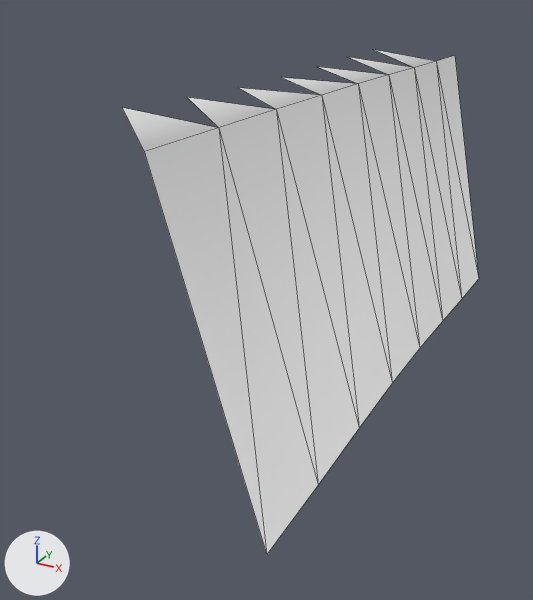
The OBJ model models/areas/fort/sand_-3_-2.obj: old version first, new version second.
Rendered twice from a 50 mm lens placed at (-37.7, 10.5, 21.0), pointed at (-48.7, 30.6, 10.9). Lighting does not change. The marker at lower left points along +X, +Y and +Z. The picture after the commit comes second. Mesh edges are drawn as thin lines. Where no turn or scale is listed for an object, it has been applied to the vertices. Vertices at exactly the same position are counted once.

Objects in the first picture: 'sand_-3_-2'.
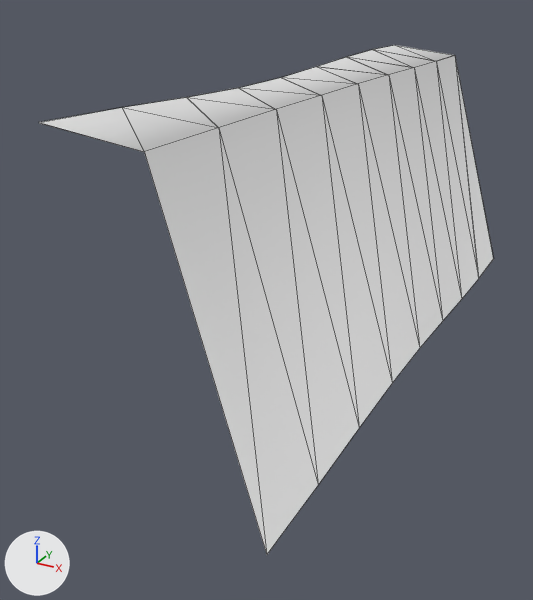
What differs and where, as boxes [x1, y1, x2, y2] in the pictures (533 x 600 px):
```json
{"object": "sand_-3_-2", "change": "reshaped", "before": [123, 50, 479, 554], "after": [39, 45, 494, 554], "on screen": "28% wider"}
{"part": 1, "of": "me_sand__3__2", "change": "added", "after": [39, 45, 494, 278]}
```

Scene script edits in JSON lines:
```json
{"block": "me_sand__3__2", "where": "# used by ob_sand__3__2; location = (0.0, 0.0, 0.0)"}
{"op": "remove", "block": "me_sand__3__2", "code": "me_sand__3__2.from_pydata(...)  # 24 vertices, 22 faces; spans x -49.5..-44.0, y 22.0..44.0, z 8.8..18.1"}
{"op": "add", "block": "me_sand__3__2", "code": "me_sand__3__2.from_pydata(...)  # 57 vertices, 42 faces; spans x -49.5..-44.0, y 22.0..44.0, z 8.8..18.1"}
{"block": "me_sand__3__2", "change": "me_sand__3__2 part 1"}
{"block": "me_sand__3__2", "change": "33 vertices are added at x -49.5..-44.0, y 22.0..44.0, z 8.8..18.1"}
{"block": "me_sand__3__2", "change": "20 new faces join them"}
```
